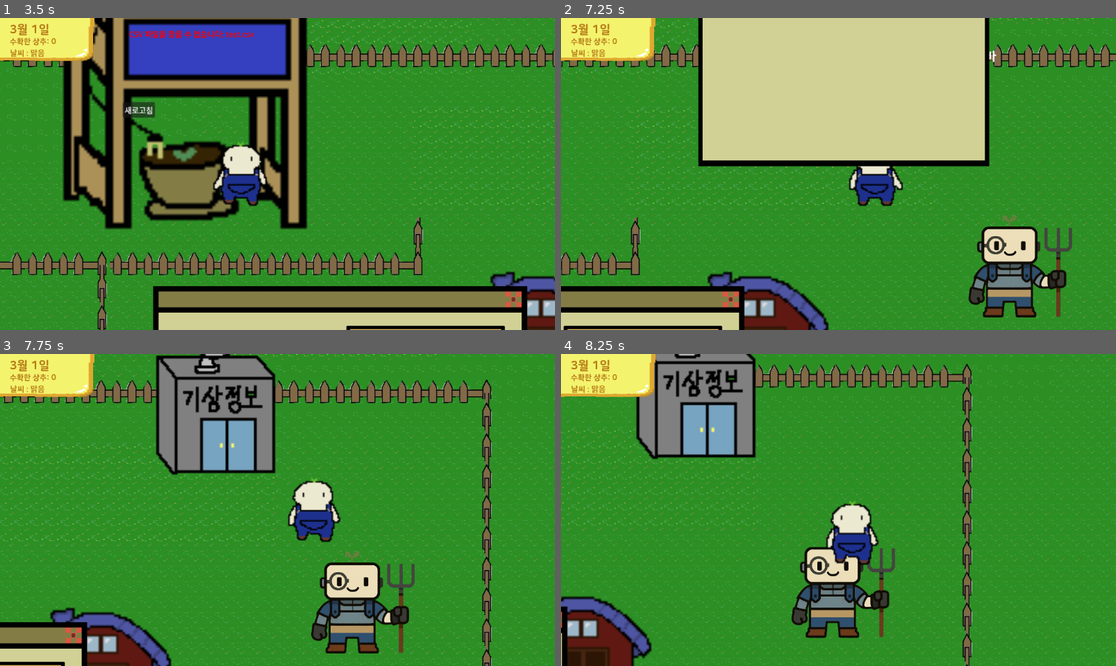
Above: before the commit, frames 1-4 (two rows, left to right).
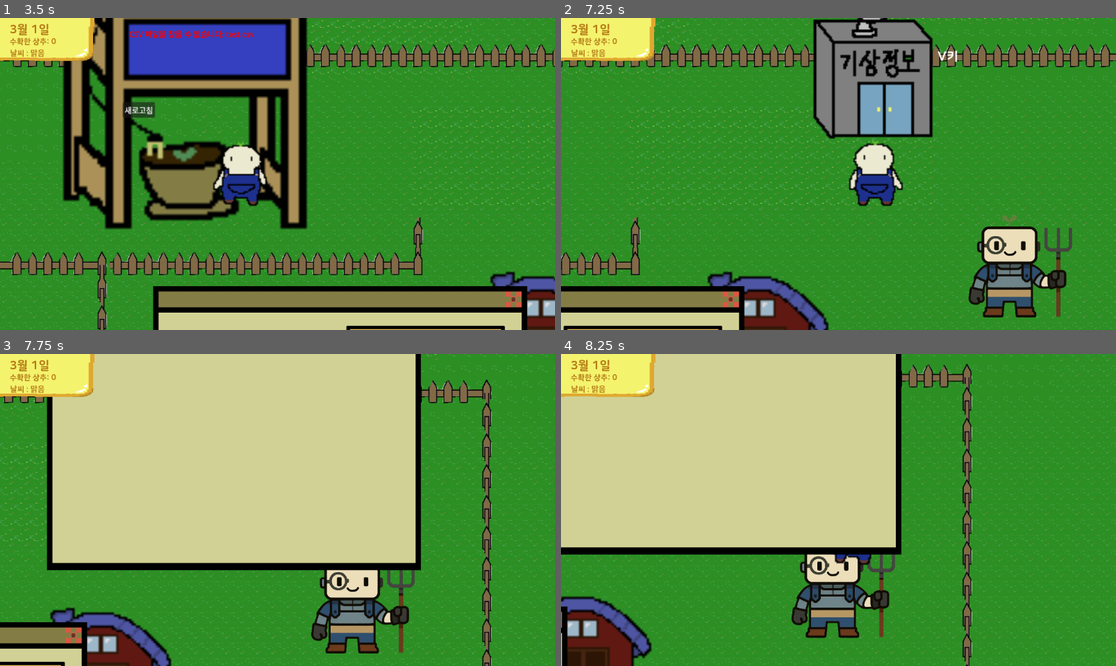
Above: after the commit, the same moments.

Repository: 202116302/farm_game_godot
Game: Godot game, scene res://scene/main.tscn
Same seed, same stepped clock (60 frames per second), same inputs: the game is played once before the commit and once after it.
Inputs (mouse positions are in pixels of both pictures, inside the frame that each line leads up to):
- Up to frame 1 (3.5 s): tap Enter (ui_accept) at 0.5, 0.77, 1.07, 1.52, 1.55, 1.82, 2.1, 3.02, 3.32 s; move the mouse to (249, 236) at 0.52 s; hold E (E) 0.53-1.28 s; hold Up (ui_up) 0.53-2.03 s; click (249, 236) at 0.67 s; tap V (enterance, bound only after the commit) at 0.8, 1.35, 3.05 s; move the mouse to (444, 220) at 1.27 s; move the mouse to (111, 127) at 2.02 s; hold E (E) 2.03-2.78 s; hold Left (ui_left) from 2.03 s (still down); move the mouse to (305, 174) at 2.77 s; tap E (E) at 2.85 s; click (305, 174) at 2.92 s
- Up to frame 2 (7.25 s): move the mouse to (755, 96) at 3.52 s; release Left (ui_left) at 3.53 s; hold Down (ui_down) 3.53-4.28 s; hold H (harvest_action) 3.53-4.28 s; tap Enter (ui_accept) at 3.77, 3.8, 4.07, 4.52, 4.82, 6.02, 6.05, 6.32, 6.77, 7.07 s; move the mouse to (960, 158) at 4.27 s; hold Right (ui_right) 4.28-5.03 s; tap Y (hoe_action) at 4.35 s; tap E (E) at 4.55 s; move the mouse to (727, 189) at 5.02 s; hold Up (ui_up) 5.03-5.78 s; hold F (seed_action) 5.03-5.78 s; click (727, 189) at 5.17 s; tap V (enterance, bound only after the commit) at 5.3, 5.85 s; move the mouse to (894, 105) at 5.77 s; hold Right (ui_right) from 5.78 s (still down); move the mouse to (810, 236) at 6.52 s; hold E (E) from 6.53 s (still down)
- Up to frame 3 (7.75 s): keep holding Right (ui_right); move the mouse to (444, 556) at 7.27 s; release E (E) at 7.28 s; tap V (enterance, bound only after the commit) at 7.35 s; click (444, 556) at 7.42 s; tap Enter (ui_accept) at 7.52 s
- Up to frame 4 (8.25 s): tap Enter (ui_accept) at 7.82, 8.1 s; move the mouse to (672, 463) at 8.02 s; release Right (ui_right) at 8.03 s; hold Down (ui_down) from 8.03 s (still down)

Frame 1 is identical in both runs. In frame 2, 25% of the frame differs, in the area x 24-79%, y 0-48%; in frame 3, 46%, in the area x 8-76%, y 0-70%; in frame 4, 37%.

Commit message:
재배정보, 날씨 창 수정

Diff:
--- a/project.godot
+++ b/project.godot
@@ -50,6 +50,11 @@
 "deadzone": 0.5,
 "events": []
 }
+enterance={
+"deadzone": 0.5,
+"events": [Object(InputEventKey,"resource_local_to_scene":false,"resource_name":"","device":-1,"window_id":0,"alt_pressed":false,"shift_pressed":false,"ctrl_pressed":false,"meta_pressed":false,"pressed":false,"keycode":0,"physical_keycode":86,"key_label":0,"unicode":118,"location":0,"echo":false,"script":null)
+]
+}
 
 [internationalization]
 
--- a/scene/WeatherWindow.tscn
+++ b/scene/WeatherWindow.tscn
@@ -19,7 +19,7 @@
 script = ExtResource("1_yunlq")
 
 [node name="weather_window" type="NinePatchRect" parent="."]
-custom_minimum_size = Vector2(700, 600)
+custom_minimum_size = Vector2(900, 750)
 layout_mode = 0
 offset_right = 40.0
 offset_bottom = 40.0
--- a/script/WeatherStation.gd
+++ b/script/WeatherStation.gd
@@ -43,13 +43,13 @@
 
 func show_interaction_ui():
 	interaction_ui.visible = true
-	interaction_label.text = "스페이스바"
+	interaction_label.text = "V키"
 
 func hide_interaction_ui():
 	interaction_ui.visible = false
 
 func _process(delta):
-	if can_interact and Input.is_action_just_pressed("ui_accept"):  # 스페이스바
+	if can_interact and Input.is_action_just_pressed("enterance"):  # 스페이스바
 		# 날씨 창 토글
 		if weather_instance.visible:
 			weather_instance.hide()
--- a/script/weather_window.gd
+++ b/script/weather_window.gd
@@ -163,7 +163,7 @@
 		var screen_size = get_viewport().get_visible_rect().size
 		var popup_size = Vector2(700, 500)  # 더 크게!
 		size = popup_size
-		container.position = Vector2(40, 90)
+		container.position = Vector2(60, 120)
 
 		# 제목과 닫기 버튼
 		if title_label:
